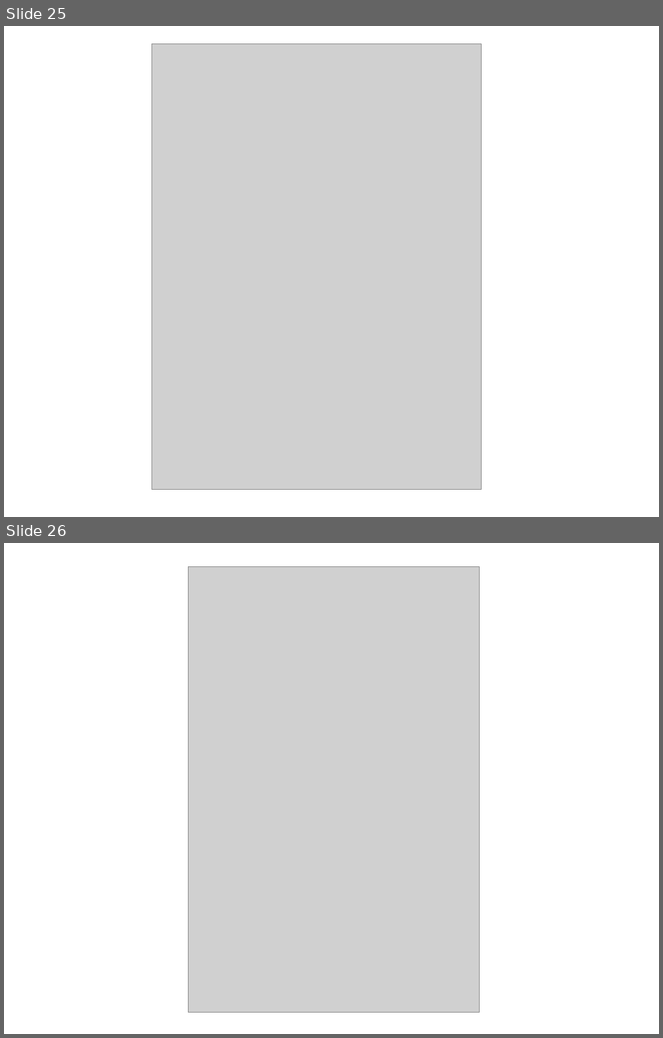
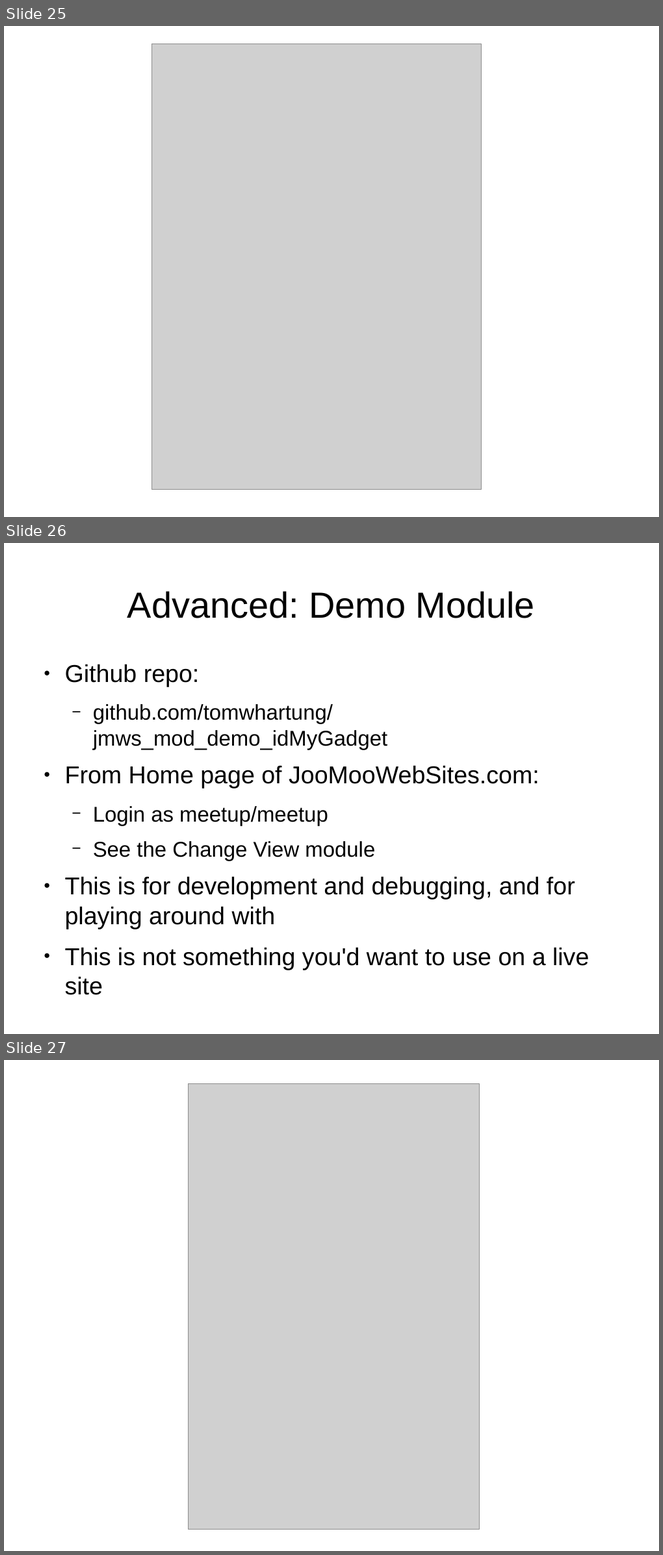
Before and after one commit to tomwhartung/jmws_accoutrements, a slide deck: presentations/2015_09-Joomla/Device_Detection-In_Protostar_and_Beez3.odp. Shown one above the other, each under a label of ours: slides 25 and 26 before the commit, slides 25, 26 and 27 after it. The pictures are 663x1038 and 663x1555 pixels, drawn with LibreOffice and Linux fonts; fonts in the diff are those of the drawing; grey boxes stand for pictures. Boxes give left, top, right and bottom in pixels: in the first picture for what was removed or moved away, otherwise in the second. Text is boxed around its words. In the diff, an @@ line names an element or a change of style, - is before the commit and + after.

```diff
--- a/presentations/2015_09-Joomla/Device_Detection-In_Protostar_and_Beez3.odp
+++ b/presentations/2015_09-Joomla/Device_Detection-In_Protostar_and_Beez3.odp
@@ slide 26 added at [4, 543, 659, 1034], background #FFFFFF @@
@@ title added at [128, 591, 535, 618], 44 pt, text #000000 @@
+Advanced: Demo Module
@@ text added at [65, 664, 589, 995], 29.6 pt, text #000000 @@
+● Github repo:
+  − github.com/tomwhartung/jmws_mod_demo_idMyGadget
+● From Home page of JooMooWebSites.com:
+  − Login as meetup/meetup
+  − See the Change View module
+● This is for development and debugging, and for playing around with
+● This is not something you'd want to use on a live site
@@ what was slide 26 is now slide 27 @@
```
Also in this commit, not shown: 16 slides changed, 1 other slide added, 1 slide removed.
